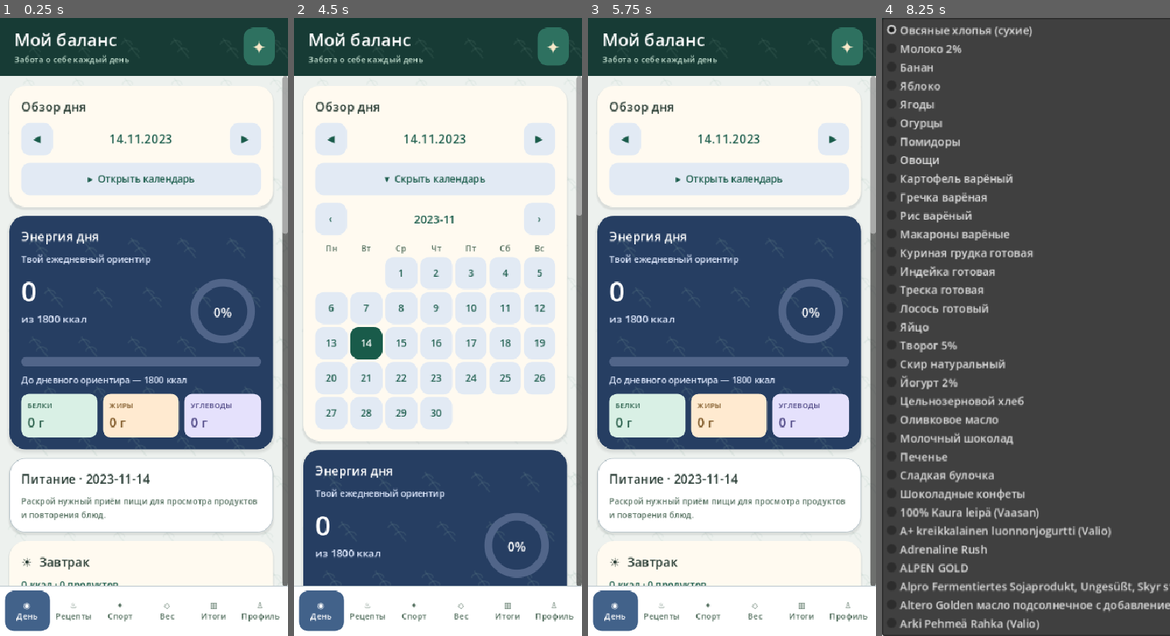
Above: before the commit, frames 1-4 (left to right).
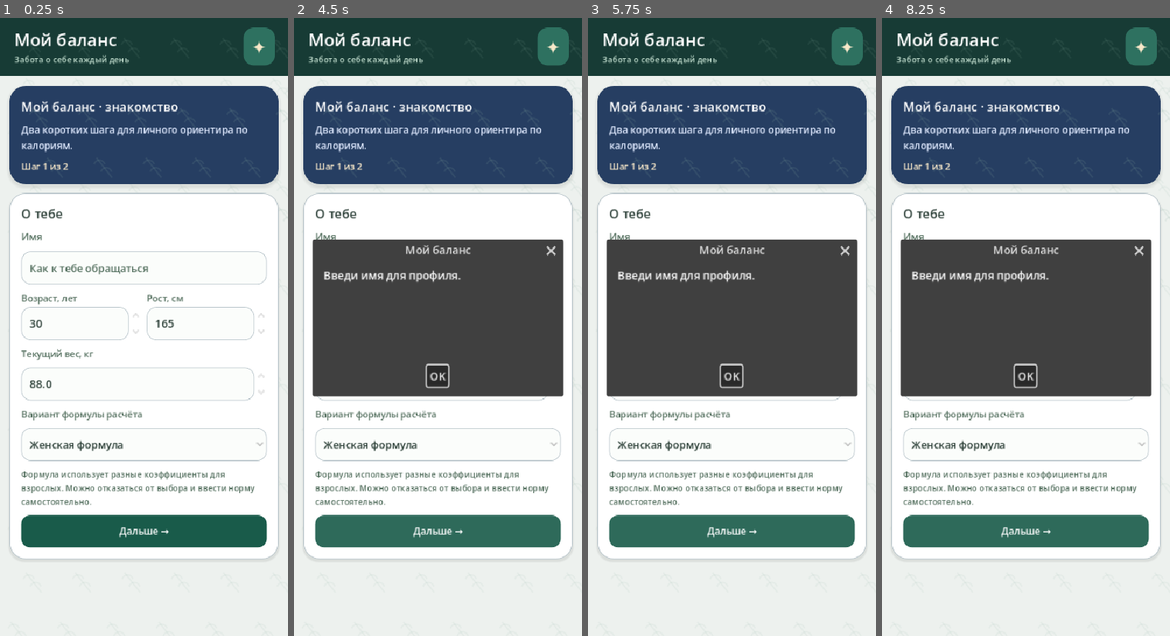
Above: after the commit, the same moments.

Repository: Domenklay/My_balance
Game: Godot game, scene res://main.tscn
Same seed, same stepped clock (60 frames per second), same inputs: the game is played once before the commit and once after it.
Inputs (mouse positions are in pixels of both pictures, inside the frame that each line leads up to):
- Up to frame 1 (0.25 s): no input
- Up to frame 2 (4.5 s): click (438, 444) at 0.5 s, where only the run after the commit has a clickable "Женская формула"; click "◀" (after the commit: "Дальше →") at 1.25 s; click (438, 376) at 2 s, where only the run after the commit has a clickable "OK"; click "▶" (after the commit: "Дальше →") at 2.75 s; click (438, 376) at 3.5 s, where only the run after the commit has a clickable "OK"; click "▸ Открыть календарь" (after the commit: "Дальше →") at 4.25 s
- Up to frame 3 (5.75 s): click "▾ Скрыть календарь" (after the commit: "Дальше →") at 5 s
- Up to frame 4 (8.25 s): click "◉ День" (after the commit: "Дальше →") at 5.75 s; click "♨ Рецепты" (after the commit: "Дальше →") at 6.5 s; click "+ Создать рецепт" (after the commit: "Дальше →") at 7.25 s; click (1023, 524) at 8 s, where only the run before the commit has a clickable "Овсяные хлопья (сухие)"

The runs differ from the first frame. In frame 1, 62% of the frame differs, in the area x 0-100%, y 9-100%; in frame 2, 65%; in frame 3, 62%; in frame 4, 80%, in the area x 0-100%, y 0-100%.

Commit message:
Add two-step first-launch questionnaire with calorie estimate, manual override and safe existing-user editing

Diff:
--- a/godot/src/main.gd
+++ b/godot/src/main.gd
@@ -7,6 +7,7 @@
 const PortionMath = preload("res://src/portion_math.gd")
 const RewardsScript = preload("res://src/rewards.gd")
 const ProfilePhotoScript = preload("res://src/profile_photo.gd")
+const OnboardingMath = preload("res://src/onboarding_math.gd")
 const BarcodeScript = preload("res://src/barcode_lookup.gd")
 const AppearanceScript = preload("res://src/appearance.gd")
 const PatternScript = preload("res://src/theme_pattern.gd")
@@ -84,6 +85,11 @@
 var profile_edit_open: bool = false
 var rewards_expanded: bool = false
 var frames_expanded: bool = false
+var profile_more_expanded: bool = false
+var day_more_expanded: bool = false
+var onboarding_step: int = 0
+var onboarding_edit: bool = false
+var onboarding_draft: Dictionary = {}
 var recipe_draft: Dictionary = {}
 var recipe_search_text: String = ""
 var recipe_list_query: String = ""
@@ -338,6 +344,9 @@
     add_child(note_save_timer)
     _make_tabs()
     _setup_toast()
+    if store.needs_onboarding():
+        tab = "onboarding"
+        onboarding_step = 0
     _render()
 
 func _setup_toast() -> void:
@@ -814,6 +823,9 @@
     if not old_key.is_empty() and is_instance_valid(scroll):
         _scroll_memory[old_key] = scroll.scroll_vertical
     var new_key = _view_key()
+    var navigation = shell.get_node_or_null("BottomNavigation") as PanelContainer
+    if navigation != null:
+        navigation.visible = tab != "onboarding"
     var desired = 0 if reset_position else int(_scroll_memory.get(new_key, 0))
     if reset_position:
         _scroll_memory[new_key] = 0
@@ -826,6 +838,7 @@
         child.queue_free()
     match tab:
         "day": _show_day()
+        "onboarding": _show_onboarding()
         "search": _show_food_search()
         "recipes": _show_recipes()
         "profile": _show_profile()
@@ -898,6 +911,147 @@
 
 func _avatar_character(id: String) -> String:
     return {"leaf":"❧", "star":"✦", "moon":"☾", "sun":"☀", "flower":"✿", "heart":"♥"}.get(id, "❧")
+
+func _begin_onboarding(from_settings: bool = false) -> void:
+    onboarding_edit = from_settings
+    onboarding_step = 0
+    var previous = store.data["settings"].get("personal", {})
+    if previous is Dictionary and not previous.is_empty():
+        onboarding_draft = previous.duplicate(true)
+    else:
+        var saved_name = str(store.data.get("profile", {}).get("name", ""))
+        onboarding_draft = {
+            "name": "" if saved_name == "Мой профиль" else saved_name,
+            "age":30, "height":165.0,
+            "weight":float(store.data["settings"]["start"]),
+            "goal_weight":float(store.data["settings"]["goal"]),
+            "formula":"female", "activity":0, "goal":0
+        }
+    tab = "onboarding"
+    _render(true)
+
+func _show_onboarding() -> void:
+    var intro = _card("Мой баланс · знакомство", "hero")
+    _label(intro, "Два коротких шага для личного ориентира по калориям.", 14, HERO_MUTED)
+    _label(intro, "Шаг " + str(onboarding_step + 1) + " из 2", 13, SOFT_GOLD)
+    if onboarding_edit:
+        _button(intro, "← Отмена и назад к настройкам", func():
+            tab = "settings"
+            _render(true)
+        , true)
+    if onboarding_draft.is_empty():
+        _begin_onboarding(onboarding_edit)
+        return
+    if onboarding_step == 0:
+        var personal = _card("О тебе")
+        _label(personal, "Имя", 14, MUTED)
+        var name = _text_input(personal, "Как к тебе обращаться", str(onboarding_draft.get("name", "")))
+        name.name = "OnboardingName"
+        name.max_length = 45
+        var fields = _row(personal)
+        var age_col = VBoxContainer.new()
+        age_col.size_flags_horizontal = Control.SIZE_EXPAND_FILL
+        fields.add_child(age_col)
+        _label(age_col, "Возраст, лет", 13, MUTED)
+        var age = _number(age_col, float(onboarding_draft.get("age", 30)), 18, 100, 1)
+        age.name = "OnboardingAge"
+        var height_col = VBoxContainer.new()
+        height_col.size_flags_horizontal = Control.SIZE_EXPAND_FILL
+        fields.add_child(height_col)
+        _label(height_col, "Рост, см", 13, MUTED)
+        var height = _number(height_col, float(onboarding_draft.get("height", 165)), 100, 240, 1)
+        height.name = "OnboardingHeight"
+        _label(personal, "Текущий вес, кг", 13, MUTED)
+        var weight = _number(personal, float(onboarding_draft.get("weight", 70)), 25, 350, 0.1)
+        weight.name = "OnboardingWeight"
+        _label(personal, "Вариант формулы расчёта", 13, MUTED)
+        var formula = _choice(personal, OnboardingMath.SEX_LABELS)
+        formula.name = "OnboardingFormula"
+        var options = ["female", "male", "manual"]
+        formula.select(maxi(0, options.find(str(onboarding_draft.get("formula", "female")))))
+        _label(personal, "Формула использует разные коэффициенты для взрослых. Можно отказаться от выбора и ввести норму самостоятельно.", 12, MUTED)
+        _button(personal, "Дальше →", func():
+            var next = onboarding_draft.duplicate(true)
+            next["name"] = name.text.strip_edges()
+            next["age"] = int(age.value)
+            next["height"] = height.value
+            next["weight"] = weight.value
+            next["formula"] = options[formula.selected]
+            if str(next["name"]).is_empty():
+                _message("Введи имя для профиля.")
+                return
+            if not OnboardingMath.valid_details(next):
+                _message("Проверь возраст, рост и вес. Анкета рассчитана на взрослых от 18 лет.")
+                return
+            onboarding_draft = next
+            onboarding_step = 1
+            _hide_keyboard_and_focus()
+            _render(true)
+        )
+    else:
+        var choices = _card("Активность и цель")
+        _label(choices, "Твой обычный уровень активности", 13, MUTED)
+        var activity = _choice(choices, OnboardingMath.ACTIVITY_LABELS)
+        activity.name = "OnboardingActivity"
+        activity.select(clampi(int(onboarding_draft.get("activity", 0)), 0, 3))
+        _label(choices, "Что хочешь изменить?", 13, MUTED)
+        var goal = _choice(choices, OnboardingMath.GOALS)
+        goal.name = "OnboardingGoal"
+        goal.select(clampi(int(onboarding_draft.get("goal", 0)), 0, 2))
+        _label(choices, "Желаемый вес, кг (можно оставить текущий)", 13, MUTED)
+        var goal_weight = _number(choices, float(onboarding_draft.get("goal_weight", onboarding_draft["weight"])), 25, 350, 0.1)
+        goal_weight.name = "OnboardingGoalWeight"
+        var estimate_label = _label(choices, "", 13, MUTED)
+        estimate_label.name = "OnboardingEstimate"
+        _label(choices, "Мой ориентир, ккал в день", 14, TEXT_ACCENT)
+        var calories = _number(choices, 1800.0, 1000, 5000, 10)
+        calories.name = "OnboardingCalories"
+        var compute_preview = func(_index: int):
+            var details = onboarding_draft.duplicate(true)
+            details["activity"] = activity.selected
+            details["goal"] = goal.selected
+            details["goal_weight"] = goal_weight.value
+            var calculation: Dictionary = OnboardingMath.estimate(details)
+            if calculation.is_empty():
+                estimate_label.text = "Не удалось рассчитать: проверь анкету."
+                return
+            if bool(calculation["automatic"]):
+                calories.value = float(calculation["kcal"])
+                estimate_label.text = "Оценка поддержания: " + str(roundi(float(calculation["maintenance"]))) + " ккал.\n" + str(calculation["message"])
+            else:
+                estimate_label.text = str(calculation["message"])
+        activity.item_selected.connect(compute_preview)
+        goal.item_selected.connect(compute_preview)
+        compute_preview.call(0)
+        var action_buttons = _row(choices)
+        _button(action_buttons, "← Назад", func():
+            onboarding_draft["activity"] = activity.selected
+            onboarding_draft["goal"] = goal.selected
+            onboarding_draft["goal_weight"] = goal_weight.value
+            onboarding_step = 0
+            _render(true)
+        , true)
+        _button(action_buttons, "Сохранить и начать", func():
+            var details = onboarding_draft.duplicate(true)
+            details["activity"] = activity.selected
+            details["goal"] = goal.selected
+            details["goal_weight"] = goal_weight.value
+            if not OnboardingMath.valid_details(details):
+                _message("Проверь указанные параметры.")
+                return
+            if store.complete_onboarding(details, calories.value):
+                onboarding_draft.clear()
+                onboarding_step = 0
+                var return_tab = "settings" if onboarding_edit else "day"
+                onboarding_edit = false
+                tab = return_tab
+                _hide_keyboard_and_focus()
+                _render(true)
+                _notify_saved("Твой ориентир по калориям сохранён")
+            else:
+                _message("Не удалось сохранить анкету. Проверь свободное место.")
+        )
+        _label(choices, "Это ориентировочная оценка для взрослых, не медицинское назначение. При беременности, грудном вскармливании или заболеваниях нужна индивидуальная консультация.", 12, MUTED)
 
 func _show_profile() -> void:
     var profile: Dictionary = store.data.get("profile", {})
